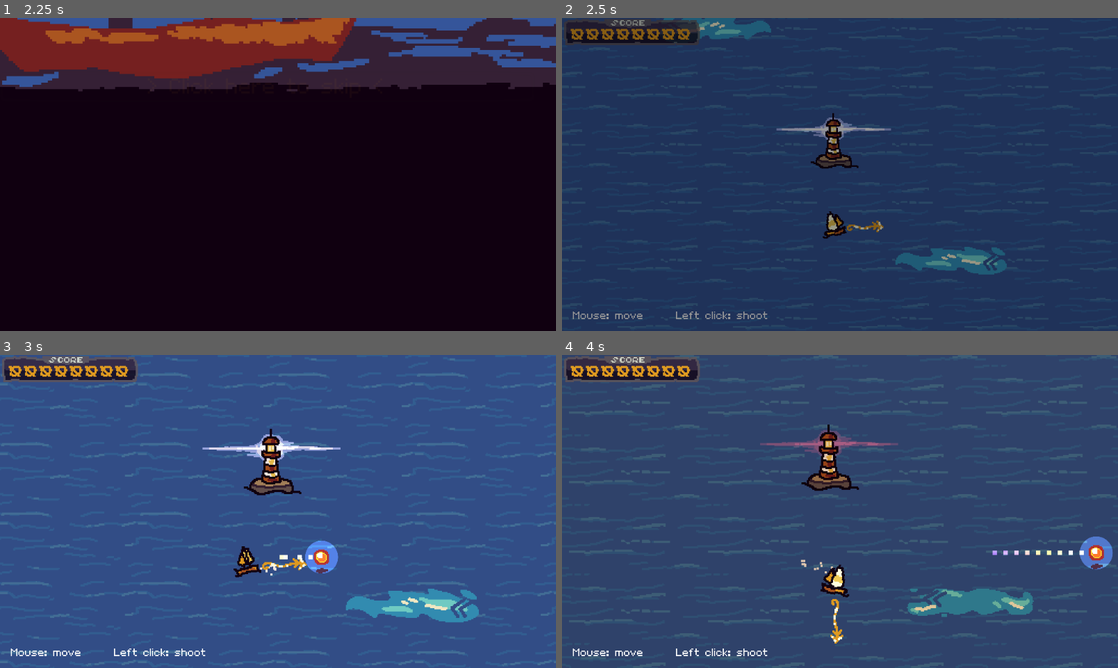
Above: before the commit, frames 1-4 (two rows, left to right).
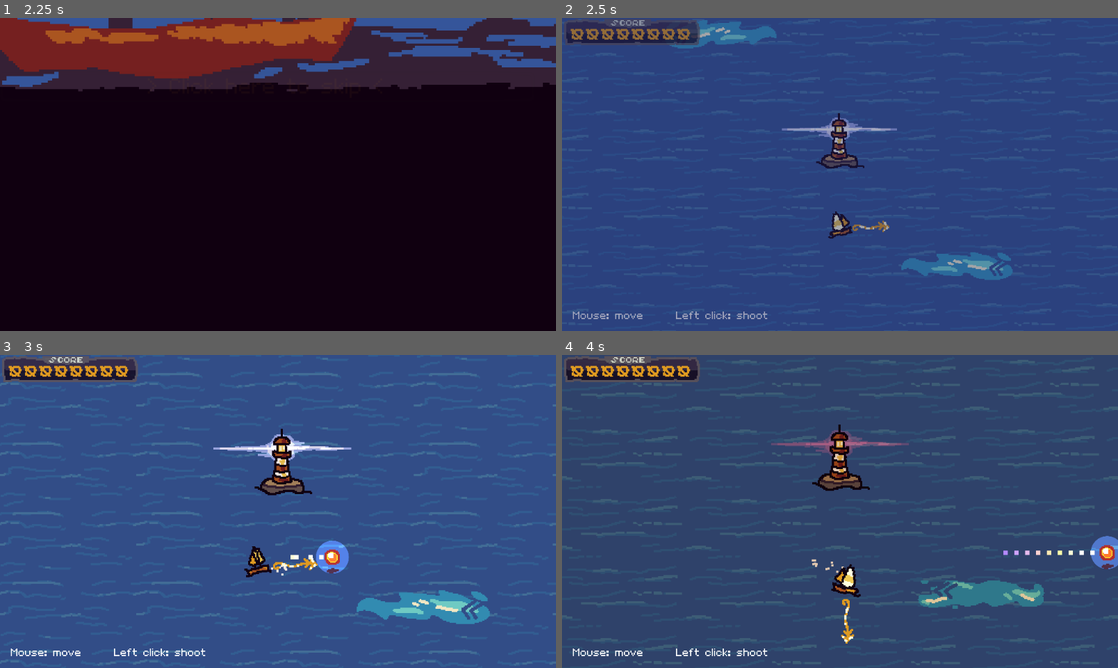
Above: after the commit, the same moments.

Repository: cagibi-dev/lighthouse-keeper
Game: Godot game, scene res://menu/TitleScreen.tscn
Two runs of this game, one before a commit and one after it. Both use one fixed random seed, a clock stepped at 60 frames per second and the inputs below.
Inputs (mouse positions are in pixels of both pictures, inside the frame that each line leads up to):
- Up to frame 1 (2.25 s): click "Play" at 0.5 s; click "> Click here to skip <" at 1.25 s; click "> Click here to skip <" at 2 s
- Up to frame 2 (2.5 s): no input
- Up to frame 3 (3 s): tap Enter (ui_accept) at 2.75 s; move the mouse to (400, 495) at 2.77 s; hold Right (move_right) from 2.78 s (still down); hold Space (shoot) from 2.78 s (still down); click (400, 495) at 2.92 s
- Up to frame 4 (4 s): tap Enter (ui_accept) at 3.02, 3.77 s; move the mouse to (728, 527) at 3.52 s; release Right (move_right) at 3.53 s; release Space (shoot) at 3.53 s; hold Down (move_down) from 3.53 s (still down); tap Space (shoot) at 3.6 s

Frame 1 is identical in both runs. In frame 2, 100% of the frame differs, in the area x 0-100%, y 0-100%; in frame 3, 5.6%; in frame 4, 10%.

Commit message:
Replace sea anim with shader

Diff:
--- a/world/Current.tscn
+++ b/world/Current.tscn
@@ -1,10 +1,15 @@
-[gd_scene load_steps=5 format=2]
+[gd_scene load_steps=7 format=2]
 
 [ext_resource path="res://world/current.png" type="Texture" id=1]
 [ext_resource path="res://world/Current.gd" type="Script" id=2]
+[ext_resource path="res://world/Sea.shader" type="Shader" id=3]
 
-[sub_resource type="Animation" id=1]
-resource_name = "flow"
+[sub_resource type="ShaderMaterial" id=4]
+shader = ExtResource( 3 )
+shader_param/amplitude = Vector2( 0, 10 )
+shader_param/speed = 1.0
+
+[sub_resource type="Animation" id=5]
 length = 0.6
 loop = true
 step = 0.2
@@ -21,25 +26,28 @@
 "values": [ 0, 1, 2 ]
 }
 
-[sub_resource type="RectangleShape2D" id=2]
+[sub_resource type="RectangleShape2D" id=3]
 extents = Vector2( 60, 15 )
 
 [node name="Current" type="Area2D"]
+material = SubResource( 4 )
 monitorable = false
 collision_layer = 0
 collision_mask = 10
 script = ExtResource( 2 )
 
 [node name="Sprite" type="Sprite" parent="."]
+use_parent_material = true
 z_index = -9
 texture = ExtResource( 1 )
 vframes = 3
+frame = 2
 
 [node name="AnimationPlayer" type="AnimationPlayer" parent="Sprite"]
 autoplay = "flow"
-anims/flow = SubResource( 1 )
+anims/flow = SubResource( 5 )
 
 [node name="CollisionShape2D" type="CollisionShape2D" parent="."]
-shape = SubResource( 2 )
+shape = SubResource( 3 )
 [connection signal="body_entered" from="." to="." method="_on_Current_body_entered"]
 [connection signal="body_exited" from="." to="." method="_on_Current_body_exited"]
--- /dev/null
+++ b/world/Sea.shader
@@ -0,0 +1,14 @@
+shader_type canvas_item;
+
+uniform vec2 amplitude = vec2(0.0, 10.0);
+uniform float speed = 1.0;
+
+/*void fragment() {
+	COLOR = texture(TEXTURE, vec2(UV.y, UV.x));
+	COLOR.b = 1.0;
+}*/
+
+void vertex() {
+  // Animate Sprite moving in big circle around its location
+  VERTEX += vec2(cos(TIME*speed)*amplitude.x, sin(TIME*speed)*amplitude.y);
+}
--- a/world/World.gd
+++ b/world/World.gd
@@ -117,7 +117,7 @@
 	$HUD/GameOver.show()
 	$Music.stop()
 	$Player.queue_free()
-	$HUD/GameOverAnim.play("gameover")
+	$HUD/GlobalAnim.play("gameover")
 
 func _on_Resume_pressed():
 	$Pause/Menu.hide()
--- a/world/World.tscn
+++ b/world/World.tscn
@@ -11,6 +11,7 @@
 [ext_resource path="res://menu/CustomButton.tscn" type="PackedScene" id=9]
 [ext_resource path="res://music/level.ogg" type="AudioStream" id=10]
 [ext_resource path="res://menu/ScoreDisplay.tscn" type="PackedScene" id=11]
+[ext_resource path="res://world/Sea.shader" type="Shader" id=12]
 
 [sub_resource type="Animation" id=1]
 resource_name = "screen_shake"
@@ -27,6 +28,11 @@
 "values": [ 0.2, -0.2, 0.1, -0.1, 0.0 ]
 }
 
+[sub_resource type="ShaderMaterial" id=9]
+shader = ExtResource( 12 )
+shader_param/amplitude = Vector2( 0, 10 )
+shader_param/speed = 1.0
+
 [sub_resource type="AnimatedTexture" id=2]
 flags = 2
 frames = 3
@@ -35,41 +41,6 @@
 frame_1/delay_sec = 0.0
 frame_2/texture = ExtResource( 7 )
 frame_2/delay_sec = 0.0
-
-[sub_resource type="Animation" id=3]
-resource_name = "tides"
-length = 8.0
-loop = true
-step = 2.0
-tracks/0/type = "value"
-tracks/0/path = NodePath(".:offset")
-tracks/0/interp = 2
-tracks/0/loop_wrap = true
-tracks/0/imported = false
-tracks/0/enabled = true
-tracks/0/keys = {
-"times": PoolRealArray( 0, 2, 4, 6 ),
-"transitions": PoolRealArray( 1, 1, 1, 1 ),
-"update": 0,
-"values": [ Vector2( 0, 0 ), Vector2( 0, 10 ), Vector2( 5, 0 ), Vector2( 5, 10 ) ]
-}
-
-[sub_resource type="Animation" id=4]
-resource_name = "start"
-length = 10.0
-step = 0.5
-tracks/0/type = "value"
-tracks/0/path = NodePath(".:color")
-tracks/0/interp = 1
-tracks/0/loop_wrap = true
-tracks/0/imported = false
-tracks/0/enabled = true
-tracks/0/keys = {
-"times": PoolRealArray( 0, 4, 6, 7, 8.5, 10 ),
-"transitions": PoolRealArray( 1, 1, 1, 1, 1, 1 ),
-"update": 0,
-"values": [ Color( 1, 1, 1, 1 ), Color( 0.705882, 0.466667, 0.25098, 1 ), Color( 0.756863, 0.0705882, 0, 1 ), Color( 0.407843, 0.0627451, 0.247059, 1 ), Color( 0.109804, 0.0470588, 0.333333, 1 ), Color( 0, 0, 0, 1 ) ]
-}
 
 [sub_resource type="RectangleShape2D" id=5]
 extents = Vector2( 20, 400 )
@@ -108,22 +79,24 @@
 } ]
 }
 
-[sub_resource type="Animation" id=8]
-resource_name = "FadeOut"
+[sub_resource type="Animation" id=4]
+resource_name = "start"
+length = 10.0
+step = 0.5
 tracks/0/type = "value"
-tracks/0/path = NodePath(".:color")
+tracks/0/path = NodePath("../Darkness:color")
 tracks/0/interp = 1
 tracks/0/loop_wrap = true
 tracks/0/imported = false
 tracks/0/enabled = true
 tracks/0/keys = {
-"times": PoolRealArray( 0, 1 ),
-"transitions": PoolRealArray( 0.2, 1 ),
-"update": 0,
-"values": [ Color( 0, 0, 0, 1 ), Color( 0, 0, 0, 0 ) ]
+"times": PoolRealArray( 0, 4, 6, 7, 8.5, 10 ),
+"transitions": PoolRealArray( 1, 1, 1, 1, 1, 1 ),
+"update": 0,
+"values": [ Color( 1, 1, 1, 1 ), Color( 0.705882, 0.466667, 0.25098, 1 ), Color( 0.756863, 0.0705882, 0, 1 ), Color( 0.407843, 0.0627451, 0.247059, 1 ), Color( 0.109804, 0.0470588, 0.333333, 1 ), Color( 0, 0, 0, 1 ) ]
 }
 tracks/1/type = "value"
-tracks/1/path = NodePath("../../Camera2D:zoom")
+tracks/1/path = NodePath("EntireScreen:color")
 tracks/1/interp = 1
 tracks/1/loop_wrap = true
 tracks/1/imported = false
@@ -132,6 +105,18 @@
 "times": PoolRealArray( 0, 1 ),
 "transitions": PoolRealArray( 0.2, 1 ),
 "update": 0,
+"values": [ Color( 0, 0, 0, 1 ), Color( 0.188235, 0.243137, 0.607843, 0 ) ]
+}
+tracks/2/type = "value"
+tracks/2/path = NodePath("../Camera2D:zoom")
+tracks/2/interp = 1
+tracks/2/loop_wrap = true
+tracks/2/imported = false
+tracks/2/enabled = true
+tracks/2/keys = {
+"times": PoolRealArray( 0, 1 ),
+"transitions": PoolRealArray( 0.2, 1 ),
+"update": 0,
 "values": [ Vector2( 1.5, 1.5 ), Vector2( 1, 1 ) ]
 }
 
@@ -149,7 +134,6 @@
 position = Vector2( 3, 3 )
 current = true
 smoothing_enabled = true
-offset_h = 0.2
 __meta__ = {
 "_edit_lock_": true
 }
@@ -160,6 +144,7 @@
 [node name="LightHouse" parent="." instance=ExtResource( 2 )]
 
 [node name="Sea" type="Sprite" parent="."]
+material = SubResource( 9 )
 position = Vector2( -400, -300 )
 z_index = -10
 texture = SubResource( 2 )
@@ -170,18 +155,11 @@
 "_edit_lock_": true
 }
 
-[node name="AnimationPlayer" type="AnimationPlayer" parent="Sea"]
-autoplay = "tides"
-anims/tides = SubResource( 3 )
-
 [node name="Darkness" type="CanvasModulate" parent="."]
-__meta__ = {
-"_edit_lock_": true
-}
-
-[node name="Start" type="AnimationPlayer" parent="Darkness"]
-autoplay = "start"
-anims/start = SubResource( 4 )
+color = Color( 0.926471, 0.866667, 0.812745, 1 )
+__meta__ = {
+"_edit_lock_": true
+}
 
 [node name="Borders" type="StaticBody2D" parent="."]
 __meta__ = {
@@ -236,20 +214,18 @@
 "_edit_use_anchors_": false
 }
 
-[node name="GameOverAnim" type="AnimationPlayer" parent="HUD"]
+[node name="GlobalAnim" type="AnimationPlayer" parent="HUD"]
+autoplay = "start"
 anims/gameover = SubResource( 7 )
+anims/start = SubResource( 4 )
 
 [node name="EntireScreen" type="ColorRect" parent="HUD"]
 anchor_right = 1.0
 anchor_bottom = 1.0
-color = Color( 0, 0, 0, 0 )
+color = Color( 0.188235, 0.243137, 0.607843, 0 )
 __meta__ = {
 "_edit_use_anchors_": false
 }
-
-[node name="FadeOut" type="AnimationPlayer" parent="HUD/EntireScreen"]
-autoplay = "FadeOut"
-anims/FadeOut = SubResource( 8 )
 
 [node name="PirateSpawner" type="Timer" parent="."]
 wait_time = 2.5
Not shown: 3 places in lighthouse/LightHouse.tscn that only renumber resources
